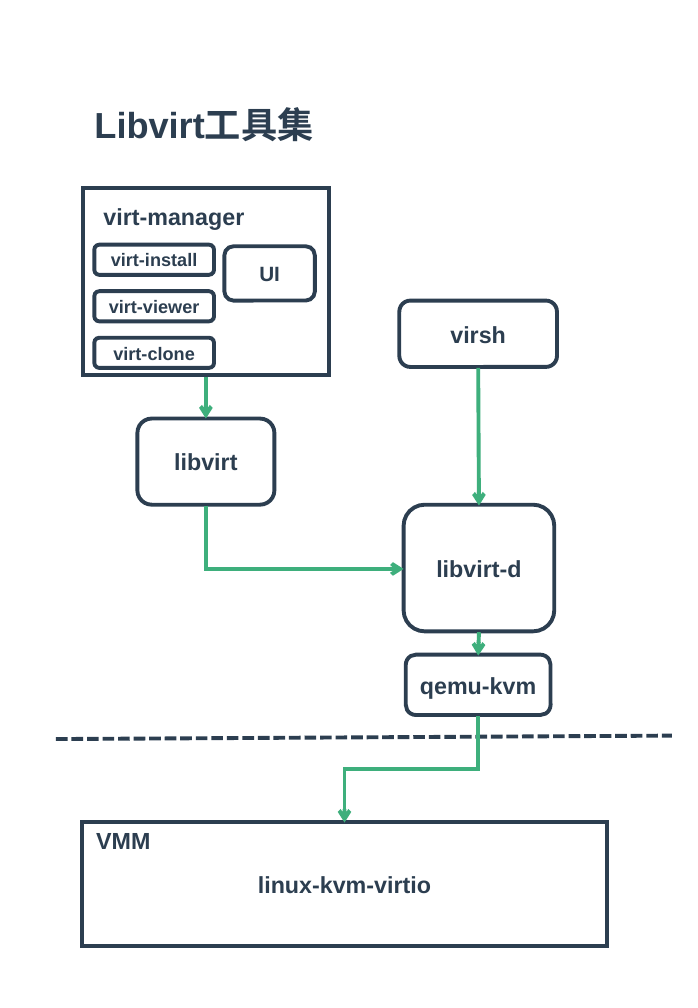
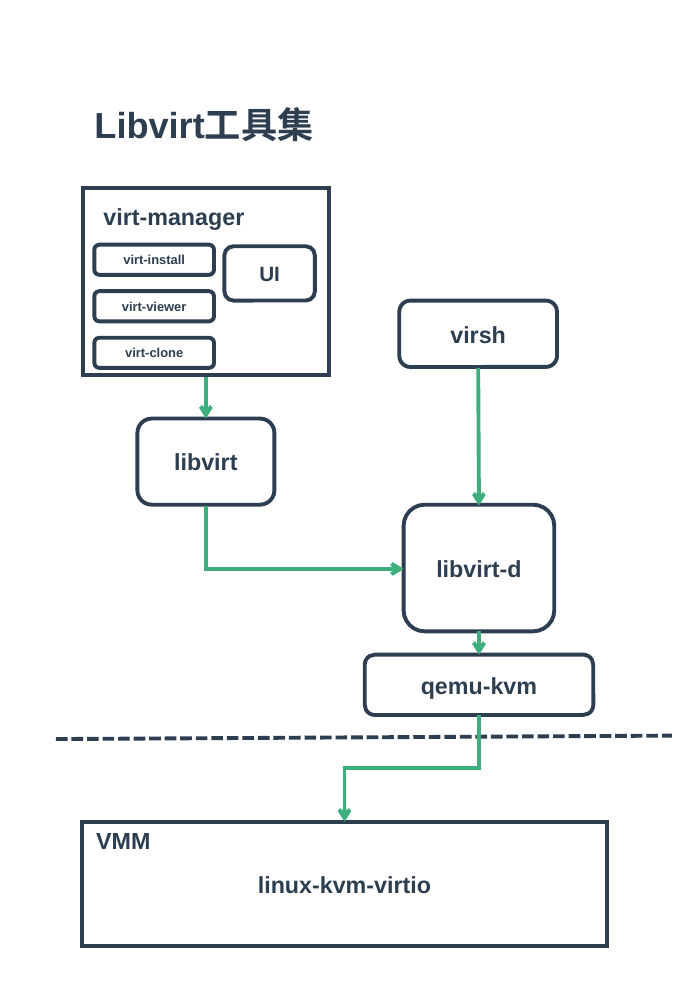
Before and after one commit to zaiqiang-dong/zaiqiang, a slide deck: slide 3 of picture/ppt/vitrualization/vitrualization.pptx (slide 4 before the commit). Drawn at 698x1008 pixels with LibreOffice and Linux fonts; fonts in the diff are those of the drawing. Boxes give left, top, right and bottom in pixels: in the first picture for what was removed or moved away, otherwise in the second. Text is boxed around its words. In the diff, an @@ line names an element or a change of style, - is before the commit and + after.

```diff
--- a/picture/ppt/vitrualization/vitrualization.pptx
+++ b/picture/ppt/vitrualization/vitrualization.pptx
@@ size 14 to 10 pt in 3 elements at box(94, 245, 214, 275), box(94, 291, 214, 321), box(94, 338, 214, 368) @@
@@ rounded rectangle "qemu-kvm": place and size @@
-rounded rectangle "qemu-kvm" at box(406, 654, 551, 715)
+rounded rectangle "qemu-kvm" at box(365, 654, 594, 715)
@@ elbow arrow (479, 715) - (344, 822): route changed @@
```
Also in this commit, not shown: 8 other slides changed, 18 slides added, 5 slides removed, 7 other files.
